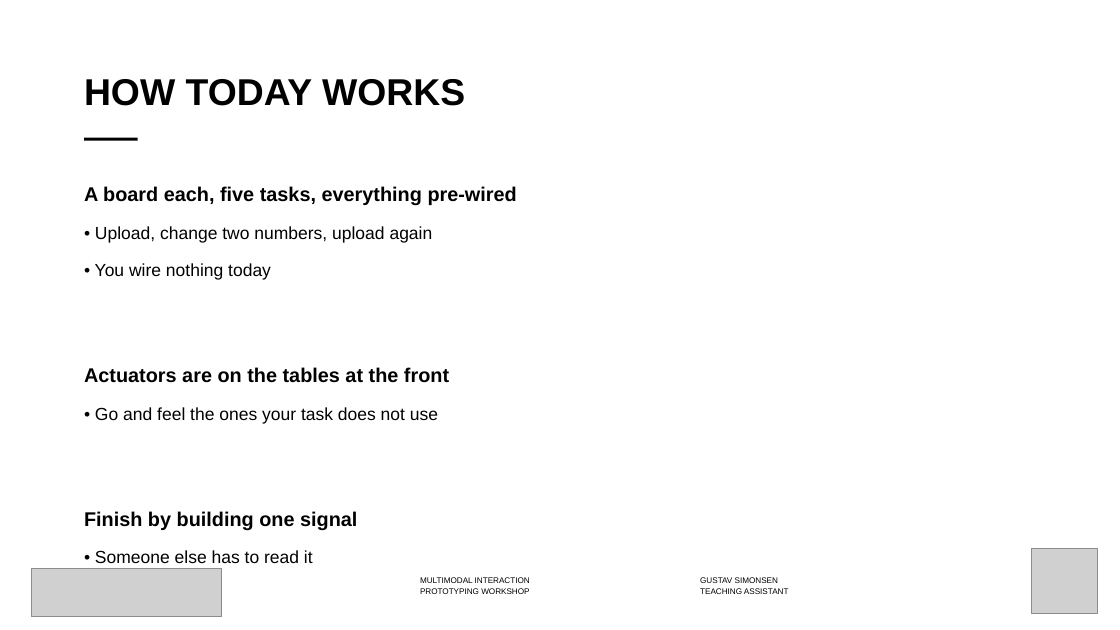
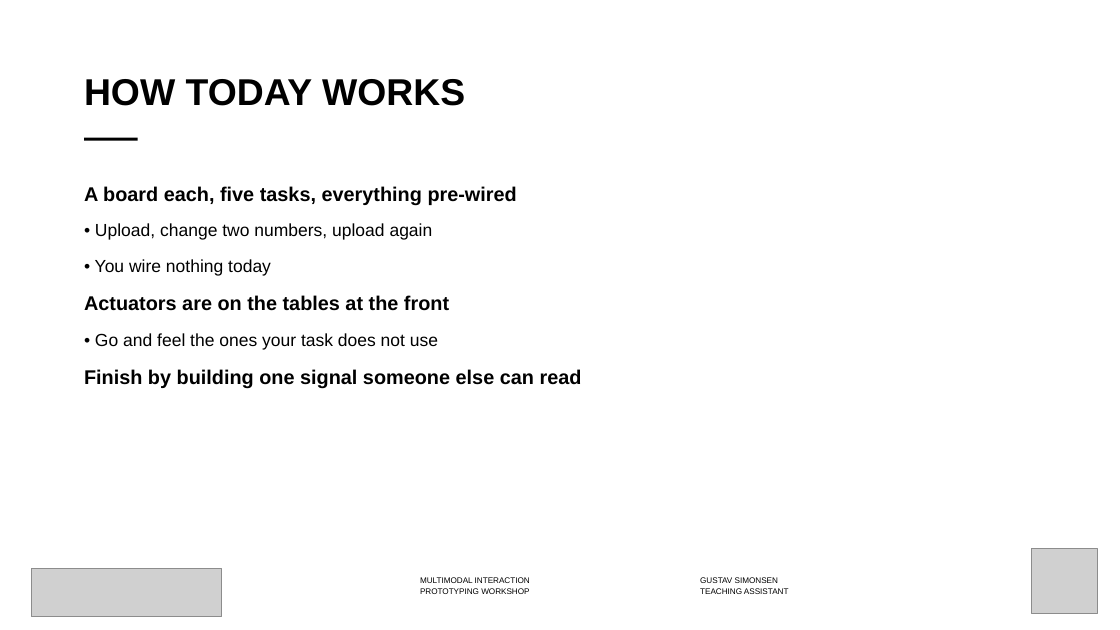
Before and after one commit to labtools-au/multimodal-actuator-workshop, a slide deck: slide 4 of docs/multimodal-actuator-workshop.pptx. Drawn at 1120x630 pixels with LibreOffice and Linux fonts; fonts in the diff are those of the drawing; grey boxes stand for pictures; background and template pictures are left out. Boxes give left, top, right and bottom in pixels: in the first picture for what was removed or moved away, otherwise in the second. Text is boxed around its words. In the diff, an @@ line names an element or a change of style, - is before the commit and + after.

```diff
--- a/docs/multimodal-actuator-workshop.pptx
+++ b/docs/multimodal-actuator-workshop.pptx
@@ text at bbox=[84, 186, 517, 350]: less space between paragraphs @@
@@ text at bbox=[84, 369, 582, 389]: text changed @@
-Finish by building one signal
-• Someone else has to read it
+Finish by building one signal someone else can read
```
Also in this commit, not shown: 15 other slides changed, 9 other files.
